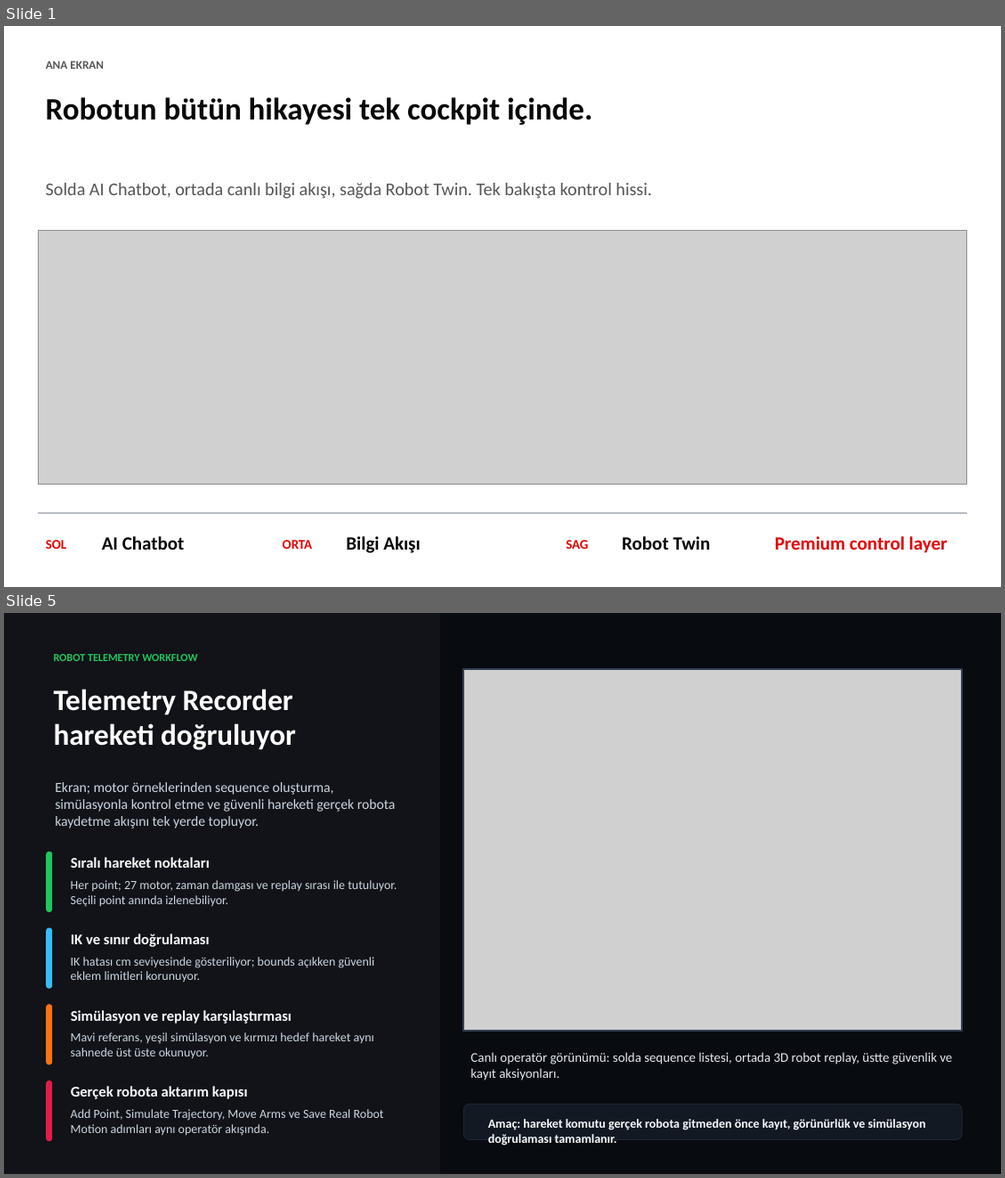
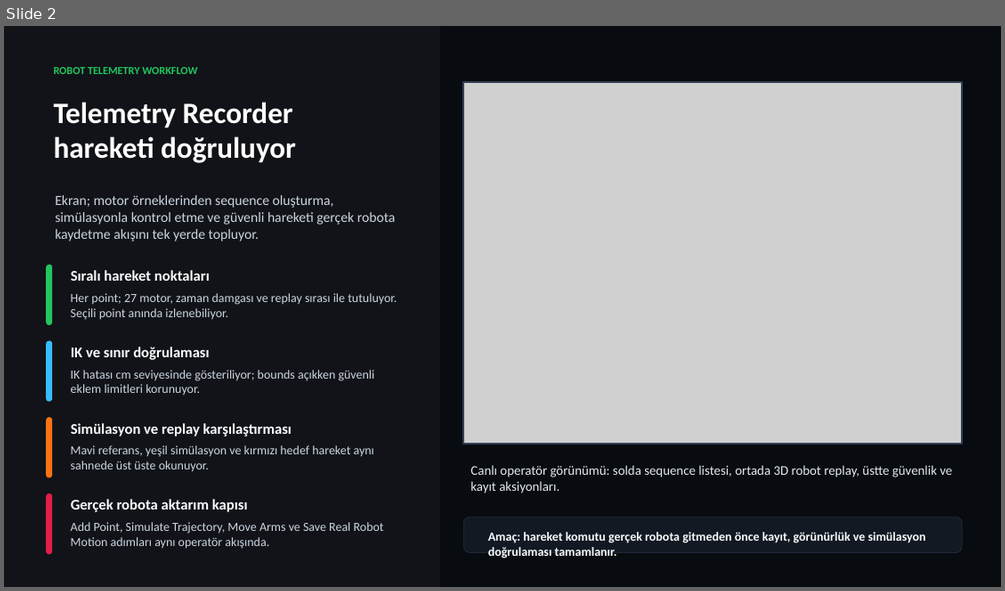
Before and after one commit to cemalhekim/humanoid-robot-gui, a slide deck: docs/presentations/Unitree-H1-Feature-Deck-v2.pptx. Shown one above the other, each under a label of ours: slides 1 and 5 before the commit, slide 2 after it; the slides between them are not shown. The pictures are 1005x1178 and 1005x591 pixels, drawn with LibreOffice and Linux fonts; fonts in the diff are those of the drawing; grey boxes stand for pictures. Boxes give left, top, right and bottom in pixels: in the first picture for what was removed or moved away, otherwise in the second. Text is boxed around its words. In the diff, an @@ line names an element or a change of style, - is before the commit and + after.

```diff
--- a/docs/presentations/Unitree-H1-Feature-Deck-v2.pptx
+++ b/docs/presentations/Unitree-H1-Feature-Deck-v2.pptx
@@ slide 1 removed at box(4, 26, 1001, 587), background #FFFFFF @@
@@ text removed at box(46, 61, 104, 69) @@
-ANA EKRAN
@@ text removed at box(46, 97, 592, 125) @@
-Robotun bütün hikayesi tek cockpit içinde.
@@ text removed at box(46, 183, 652, 199) @@
-Solda AI Chatbot, ortada canlı bilgi akışı, sağda Robot Twin. Tek bakışta kontrol hissi.
@@ picture removed at box(39, 230, 967, 484) @@
@@ rectangle removed at box(39, 512, 967, 514) @@
@@ text removed at box(46, 540, 66, 548) @@
-SOL
@@ text removed at box(102, 536, 185, 549) @@
-AI Chatbot
@@ text removed at box(283, 540, 312, 548) @@
-ORTA
@@ text removed at box(346, 536, 420, 553) @@
-Bilgi Akışı
@@ text removed at box(566, 540, 588, 548) @@
-SAG
@@ text removed at box(622, 536, 711, 549) @@
-Robot Twin
@@ text removed at box(775, 536, 947, 553) @@
-Premium control layer
@@ what was slide 5 is now slide 2 @@
```
Also in this commit, not shown: 1 slide added, 3 other slides removed.
